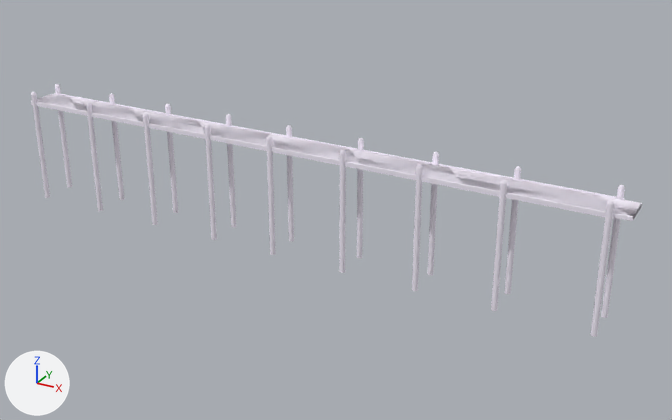
The FBX model Assets/Models/Props/Dock001/Dock001.fbx, before and after one commit.
Camera for both pictures: a 50 mm lens placed at (35.95, -57.43, 24.46), pointed at (3.71, 1.18, -4.84). Arrows for +X, +Y and +Z are at lower left; the lights stay in place. Where no turn or scale is listed for an object, it has been applied to the vertices.
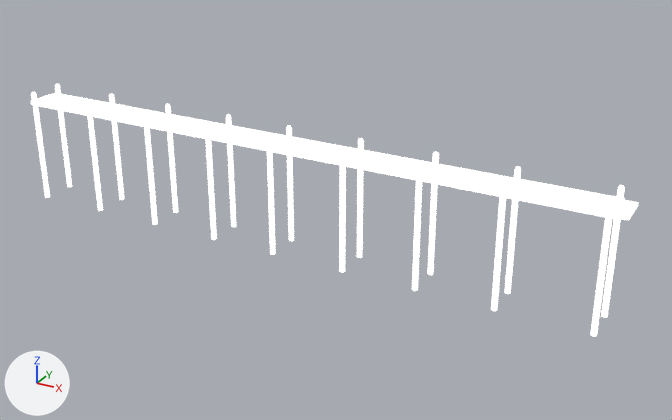
Diff of the bpy script that builds the scene:
```diff
--- a/Assets/Models/Props/Dock001/Dock001.fbx.py
+++ b/Assets/Models/Props/Dock001/Dock001.fbx.py
@@ img_wood_texture1_jpg @@
+img_wood_texture1_jpg = load_image('wood-texture1.jpg', '../Bridge002/wood-texture1.jpg', 851, 476, 'sRGB')
@@ img_rough_wood_texture_seamless_design_3_jpeg @@
+img_rough_wood_texture_seamless_design_3_jpeg = load_image('rough-wood-texture-seamless-design-3.jpeg', '../Bridge002/rough-wood-texture-seamless-design-3.jpeg', 850, 850, 'sRGB')
@@ mat_material_001 @@
 n0 = _N.new('ShaderNodeBsdfPrincipled'); n0.name = 'Principled BSDF'
-n0.inputs[0].default_value = (0.94, 0.883, 1.0, 1.0)  # 'Base Color', white #f8f1ff
 n0.inputs[2].default_value = 0.69  # 'Roughness'
+n0.inputs[27].default_value = (0.8, 0.8, 0.8, 1.0)  # 'Emission Color', white #e7e7e7
+n0.inputs[28].default_value = 2.0  # 'Emission Strength'
 n1 = _N.new('ShaderNodeOutputMaterial'); n1.name = 'Material Output'
+n2 = _N.new('ShaderNodeTexImage'); n2.name = 'Image Texture'
+n2.image = img_rough_wood_texture_seamless_design_3_jpeg
+n3 = _N.new('ShaderNodeUVMap'); n3.name = 'UV Map'
+n4 = _N.new('ShaderNodeMapping'); n4.name = 'Mapping'
+n4.vector_type = 'TEXTURE'
+n4.inputs[3].default_value = (0.0617, 0.0625, 1.0)  # 'Scale'
 _L.new(n0.outputs[0], n1.inputs[0])  # 'BSDF' to 'Surface'
+_L.new(n3.outputs[0], n4.inputs[0])  # 'UV' to 'Vector'
+_L.new(n4.outputs[0], n2.inputs[0])  # 'Vector' to 'Vector'
+_L.new(n2.outputs[0], n0.inputs[0])  # 'Color' to 'Base Color'
@@ mat_material @@
+mat_material = bpy.data.materials.new('Material')
+# colours: white #e7e7e7
+# uses the picture img_wood_texture1_jpg
@@ me_plane @@
 # used by ob_plane; location = (0.0, 0.0, 0.0)
-me_plane.from_pydata(...)  # 904 vertices, 644 faces; spans x -25.5..26.5, y -1.7..1.7, z -8.6..1.3
+me_plane.from_pydata(...)  # 892 vertices, 634 faces; spans x -25.5..26.2, y -1.7..1.7, z -8.6..1.3
+# me_plane part 1
+# 13 vertices are removed from x -25.5..26.5, y -1.3..1.3, z 0.1..0.4
+# 21 faces are deleted
+# 3 vertices in x 26.5, y -1.3..1.3, z 0.1..0.4 move by (-0.3, 0.0, 0.0)
+# 1 vertex is added at (26.2, -1.3, 0.1)
+# 6 new faces join them, mat_material_001
+# 5 new faces join them, mat_material
+# me_plane part 2: 623 kept faces spanning x -25.5..26.2, y -1.7..1.7, z -8.6..1.3 get new texture (UV) coordinates
+# me_plane part 3: 5 faces spanning x -25.5..26.2, y -1.3..1.3, z 0.1..0.4 switch from mat_material_001 (white #f8f1ff) to mat_material
```

Where the change shows, as pixel boxes [x1, y1, x2, y2] in the pictures (672 x 420 px):
'Plane', surface changed
    both: [31, 84, 642, 337]
part 1 of me_plane, cut back
    before: [40, 93, 642, 221]
    after: [54, 93, 639, 220]
part 2 of me_plane, surface changed (grey to white)
    both: [592, 189, 623, 336]
part 3 of me_plane, recoloured
    both: [37, 94, 638, 215]
